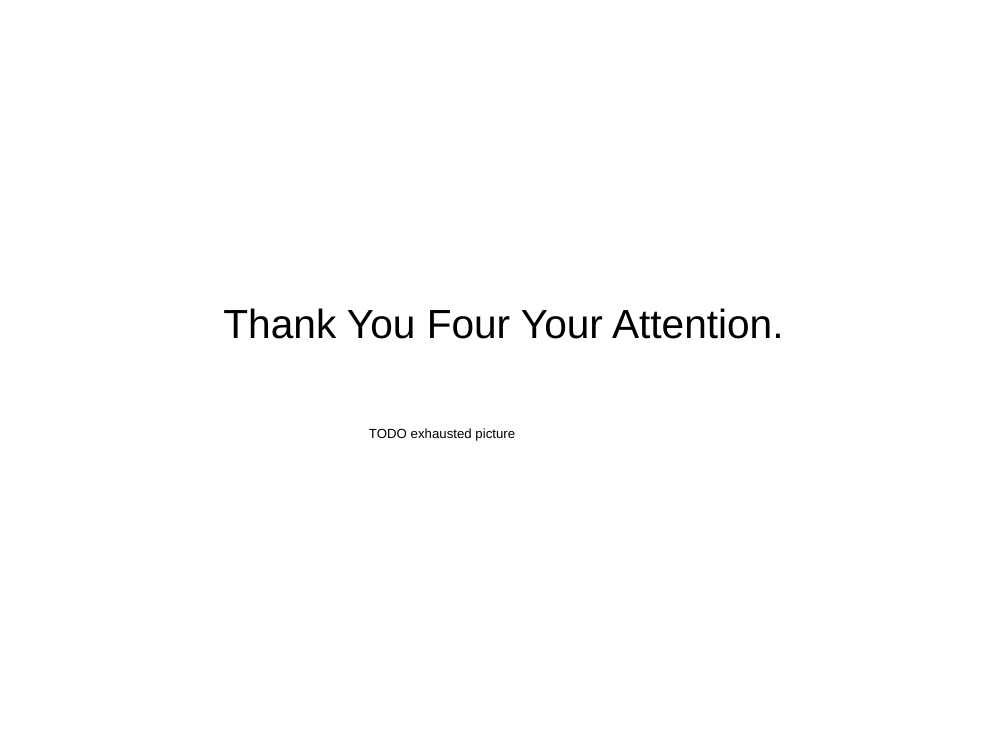
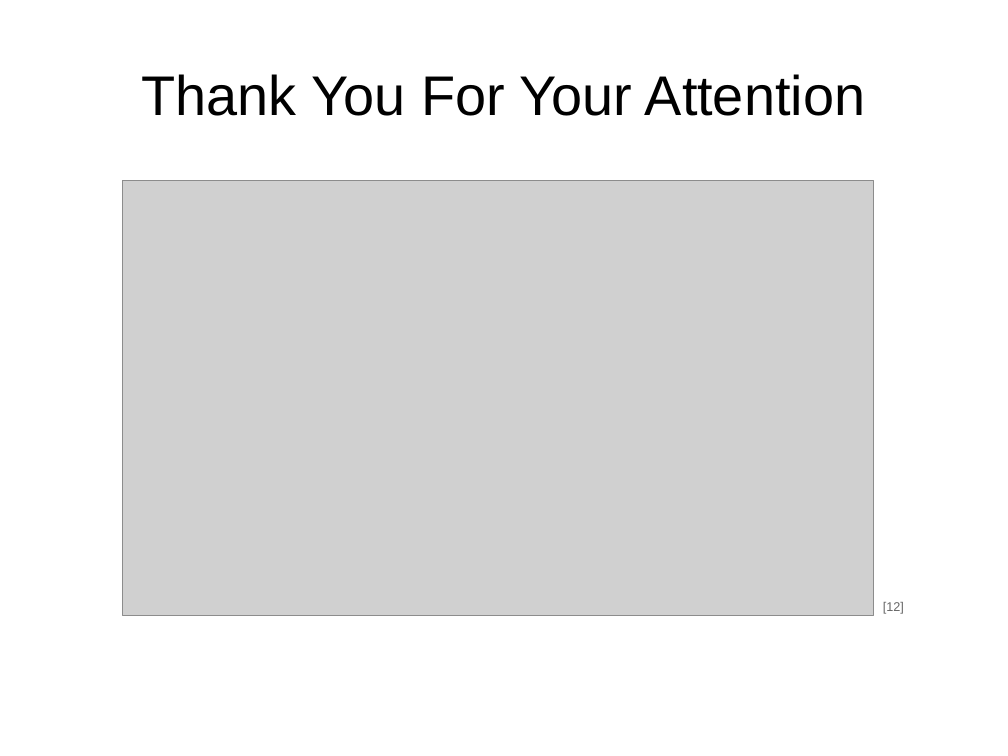
Before and after one commit to samba2/modern_c, a slide deck: slide 42 of modern_c.odp. Drawn at 1008x756 pixels with LibreOffice and Linux fonts; fonts in the diff are those of the drawing; grey boxes stand for pictures. Boxes give left, top, right and bottom in pixels: in the first picture for what was removed or moved away, otherwise in the second. Text is boxed around its words. In the diff, an @@ line names an element or a change of style, - is before the commit and + after.

Commit message:
new stuff + exhausted pic

```diff
--- a/modern_c.odp
+++ b/modern_c.odp
@@ title at (142, 74, 865, 116): text changed; size 32 to 44 pt @@
-Thank You Four Your Attention.
+Thank You For Your Attention
@@ picture added at (123, 181, 874, 616) @@
@@ text removed at (369, 428, 515, 441) @@
-TODO exhausted picture
@@ text added at (883, 602, 904, 614), 10 pt, text #666666 @@
+[12]
```
Also in this commit, not shown: 4 other slides changed.
